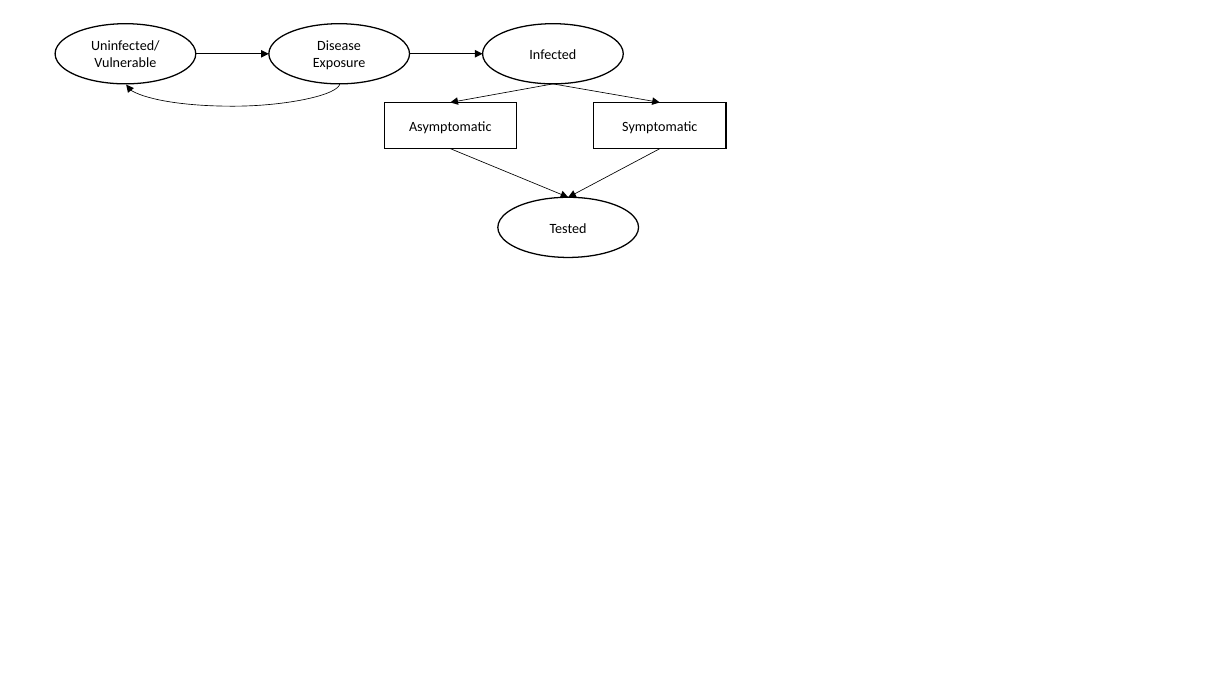
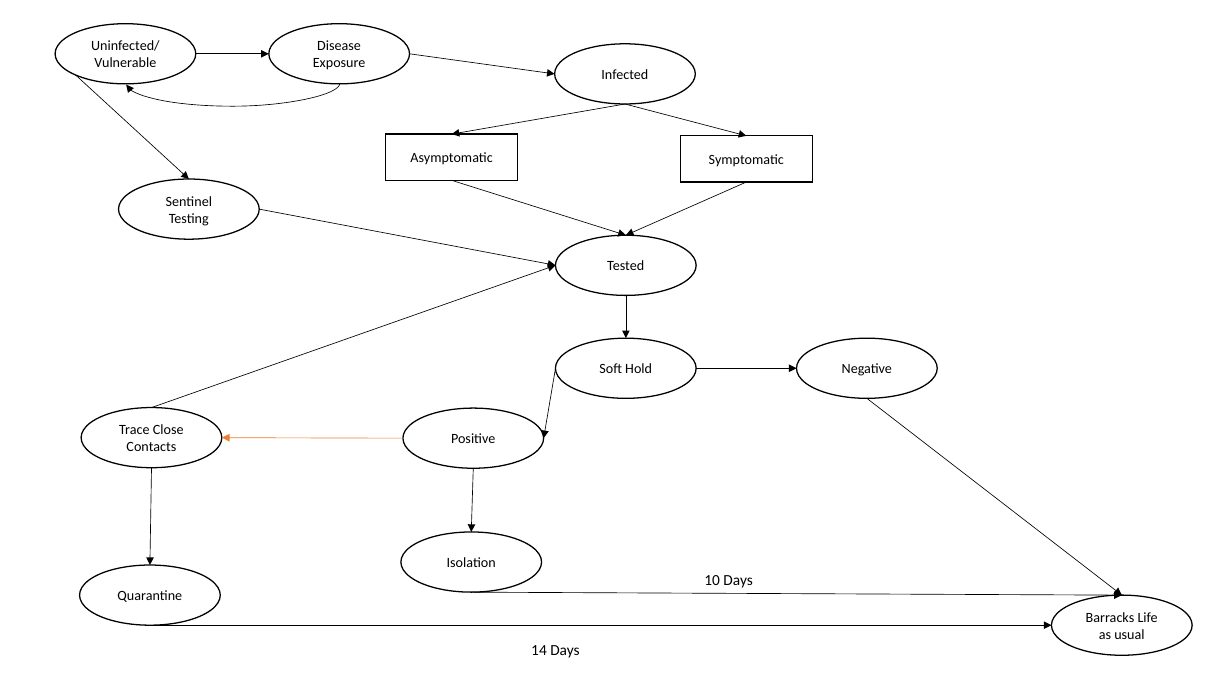
Before and after one commit to dusty-turner/AY21_MA498, a slide deck: slide 1 of Covid_states_diagram.pptx. Drawn at 1232x693 pixels with LibreOffice and Linux fonts; fonts in the diff are those of the drawing. Boxes give left, top, right and bottom in pixels: in the first picture for what was removed or moved away, otherwise in the second. Text is boxed around its words. In the diff, an @@ line names an element or a change of style, - is before the commit and + after.

Commit message:
timeline/distributions needed

```diff
--- a/Covid_states_diagram.pptx
+++ b/Covid_states_diagram.pptx
@@ arrow moved from (409, 54) - (482, 54) to (409, 54) - (555, 74) @@
@@ ellipse "Infected": place and size @@
-ellipse "Infected" at (482,24,623,84)
+ellipse "Infected" at (555,43,695,104)
@@ arrow added from (76, 75) to (189, 179), #000000 0.5 pt @@
@@ arrow moved from (553, 84) - (450, 103) to (625, 104) - (452, 134) @@
@@ arrow moved from (553, 84) - (660, 103) to (625, 104) - (747, 136) @@
@@ rectangle "Asymptomatic": place and size @@
-rectangle "Asymptomatic" at (384,103,517,149)
+rectangle "Asymptomatic" at (385,134,518,180)
@@ rectangle "Symptomatic": place and size @@
-rectangle "Symptomatic" at (594,103,726,149)
+rectangle "Symptomatic" at (680,136,812,182)
@@ ellipse added at (118,179,259,239), outline #000000 1 pt, 11 pt, text #000000 @@
+Sentinel Testing
@@ arrow added from (260, 209) to (555, 265), #000000 0.5 pt @@
@@ arrow moved from (450, 149) - (568, 198) to (452, 180) - (626, 236) @@
@@ arrow moved from (660, 149) - (568, 198) to (747, 182) - (626, 236) @@
@@ ellipse "Tested": place and size @@
-ellipse "Tested" at (498,198,639,258)
+ellipse "Tested" at (555,236,696,296)
@@ arrow added from (152, 408) to (555, 265), #000000 0.5 pt @@
@@ arrow added from (626, 296) to (626, 338), #000000 0.5 pt @@
@@ ellipse added at (555,338,696,398), outline #000000 1 pt, 11 pt, text #000000 @@
+Soft Hold
@@ ellipse added at (797,338,937,398), outline #000000 1 pt, 11 pt, text #000000 @@
+Negative
@@ arrow added from (555, 369) to (543, 438), #000000 0.5 pt @@
@@ arrow added from (696, 369) to (797, 369), #000000 0.5 pt @@
@@ ellipse added at (81,408,222,468), outline #000000 1 pt, 11 pt, text #000000 @@
+Trace Close Contacts
@@ ellipse added at (403,409,543,469), outline #000000 1 pt, 11 pt, text #000000 @@
+Positive
@@ arrow added from (867, 398) to (1122, 595), #000000 0.5 pt @@
@@ arrow added from (403, 438) to (222, 438), #ED7D31 0.5 pt @@
@@ arrow added from (152, 468) to (150, 566), #000000 0.5 pt @@
@@ arrow added from (473, 469) to (471, 532), #000000 0.5 pt @@
@@ ellipse added at (401,532,542,592), outline #000000 1 pt, 11 pt, text #000000 @@
+Isolation
@@ ellipse added at (79,566,220,626), outline #000000 1 pt, 11 pt, text #000000 @@
+Quarantine
@@ arrow added from (471, 592) to (1122, 595), #000000 0.5 pt @@
@@ text added at (704,575,752,588), 12 pt, text #000000 @@
+10 Days
@@ ellipse added at (1052,595,1192,655), outline #000000 1 pt, 11 pt, text #000000 @@
+Barracks Life as usual
@@ arrow added from (150, 626) to (1052, 626), #000000 0.5 pt @@
@@ text added at (531,645,579,658), 12 pt, text #000000 @@
+14 Days
```
